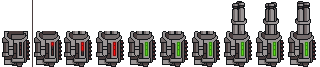
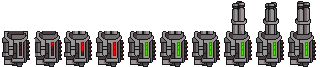
Layers edited between the first and the second 320 × 67 image:
painted on "chain_turret.png" over (32, 0, 35, 67)
